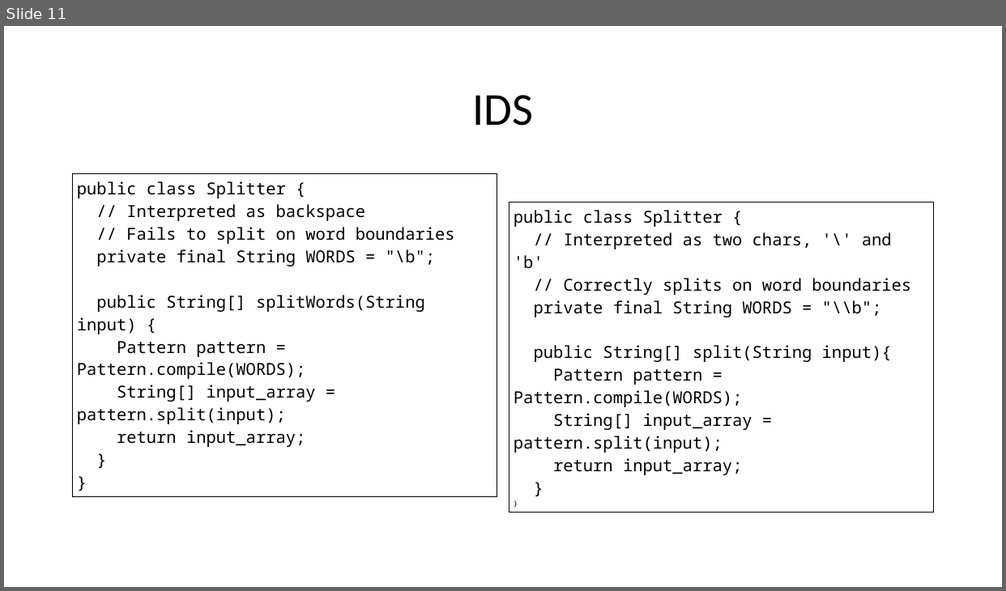
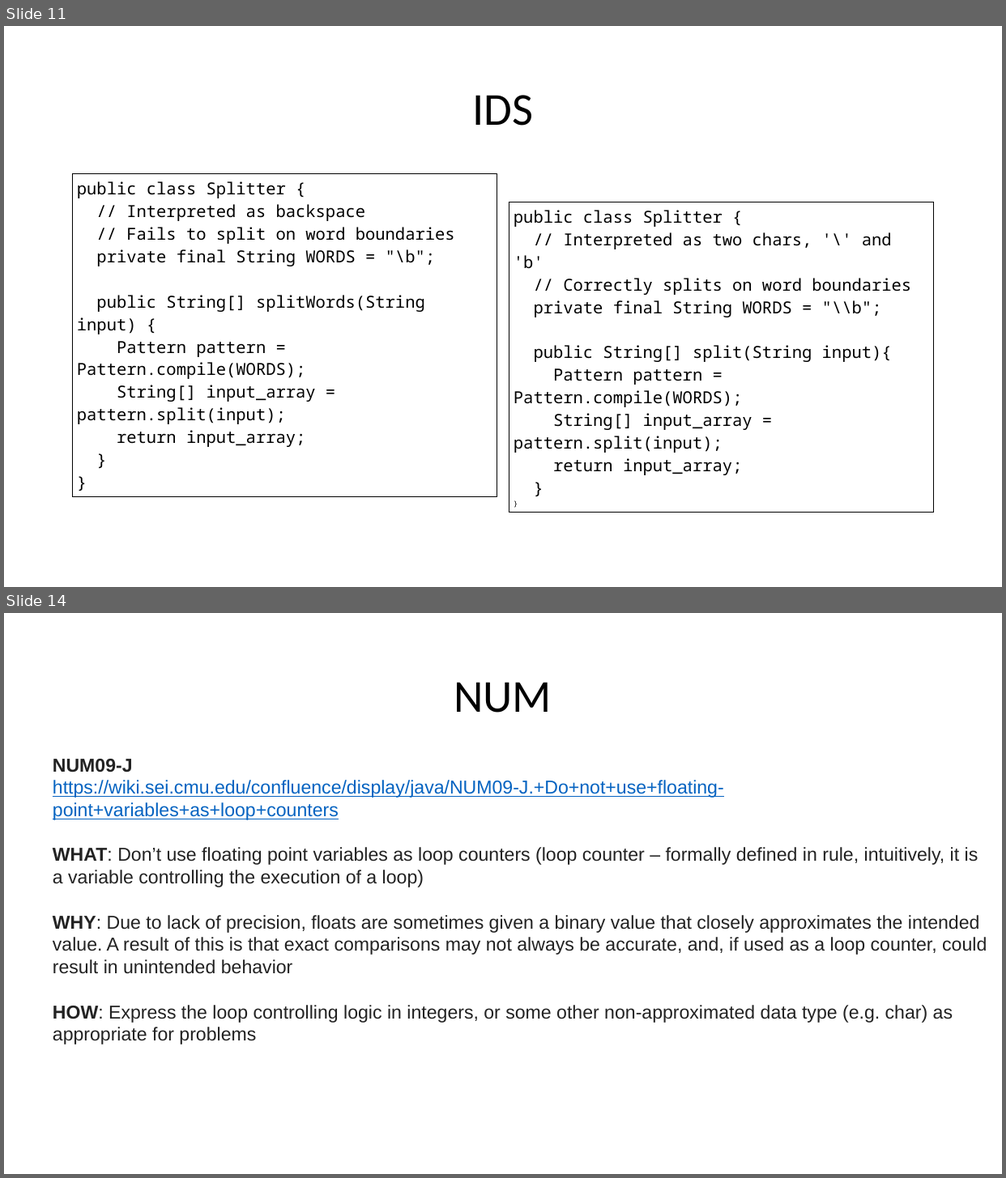
Before and after one commit to stevester94/CSC201_Project, a slide deck: Project2.pptx. Shown one above the other, each under a label of ours: slide 11 before the commit, slides 11 and 14 after it; the slides between them are not shown. The pictures are 1006x591 and 1006x1178 pixels, drawn with LibreOffice and Linux fonts; fonts in the diff are those of the drawing. Boxes give left, top, right and bottom in pixels: in the first picture for what was removed or moved away, otherwise in the second. Text is boxed around its words. In the diff, an @@ line names an element or a change of style, - is before the commit and + after.

```diff
--- a/Project2.pptx
+++ b/Project2.pptx
@@ slide 14 added at (4,613,1002,1174), background #FFFFFF @@
@@ text added at (454,682,552,713), 44 pt, text #000000 @@
+NUM
@@ text added at (53,759,987,1045), 18 pt, text #222222 @@
+NUM09-J
+https://wiki.sei.cmu.edu/confluence/display/java/NUM09-J.+Do+not+use+floating-point+variables+as+loop+counters
+WHAT: Don’t use floating point variables as loop counters (loop counter – formally defined in rule, intuitively, it is a variable controlling the execution of a loop)
+WHY: Due to lack of precision, floats are sometimes given a binary value that closely approximates the intended value. A result of this is that exact comparisons may not always be accurate, and, if used as a loop counter, could result in unintended behavior
+HOW: Express the loop controlling logic in integers, or some other non-approximated data type (e.g. char) as appropriate for problems
```
Also in this commit, not shown: 2 slides changed, 6 other slides added.
